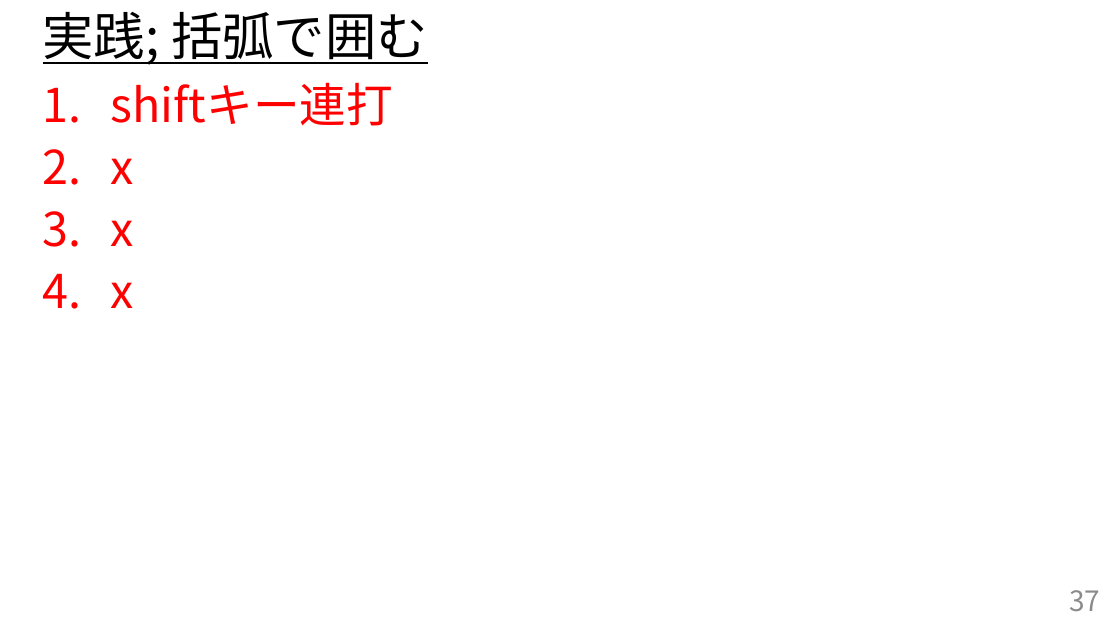
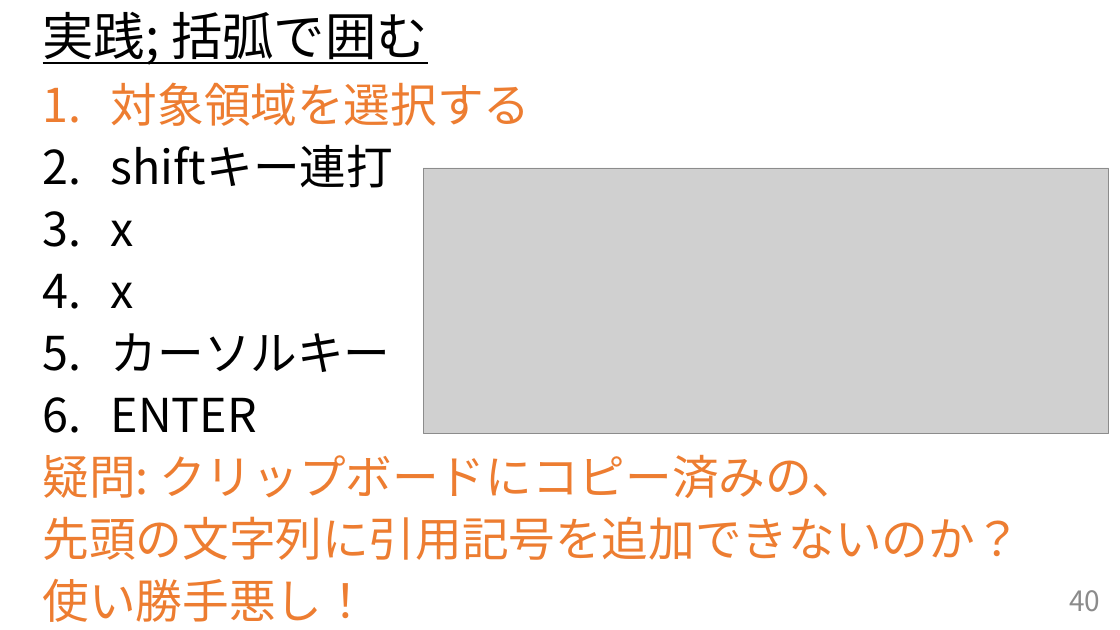
Before and after one commit to HAYAKAWATuyosi/-, a slide deck: slide 40 of ClipboardHistory/ClipboardHistoryのご紹介.pptx (slide 37 before the commit). Drawn at 1120x630 pixels with LibreOffice and Linux fonts; fonts in the diff are those of the drawing; grey boxes stand for pictures. Boxes give left, top, right and bottom in pixels: in the first picture for what was removed or moved away, otherwise in the second. Text is boxed around its words. In the diff, an @@ line names an element or a change of style, - is before the commit and + after.

```diff
--- a/ClipboardHistory/ClipboardHistoryのご紹介.pptx
+++ b/ClipboardHistory/ClipboardHistoryのご紹介.pptx
@@ text at <box>111,82,531,126</box>: paragraph added @@
+1. 対象領域を選択する
@@ text at <box>111,144,393,308</box>: text colour #FF0000 to #000000 in "shiftキー連打", "x", "x" @@
@@ picture added at <box>423,168,1109,434</box> @@
@@ text at <box>43,333,1022,560</box>: text changed; text colour #FF0000 to #ED7D31 @@
-4. x
+5. カーソルキー
+6. ENTER
+疑問: クリップボードにコピー済みの、
+先頭の文字列に引用記号を追加できないのか？
+使い勝手悪し！
@@ page number at <box>1069,590,1100,611</box>: text changed @@
-37
+40
```
Also in this commit, not shown: 9 other slides changed, 3 slides added, 1 other file.
